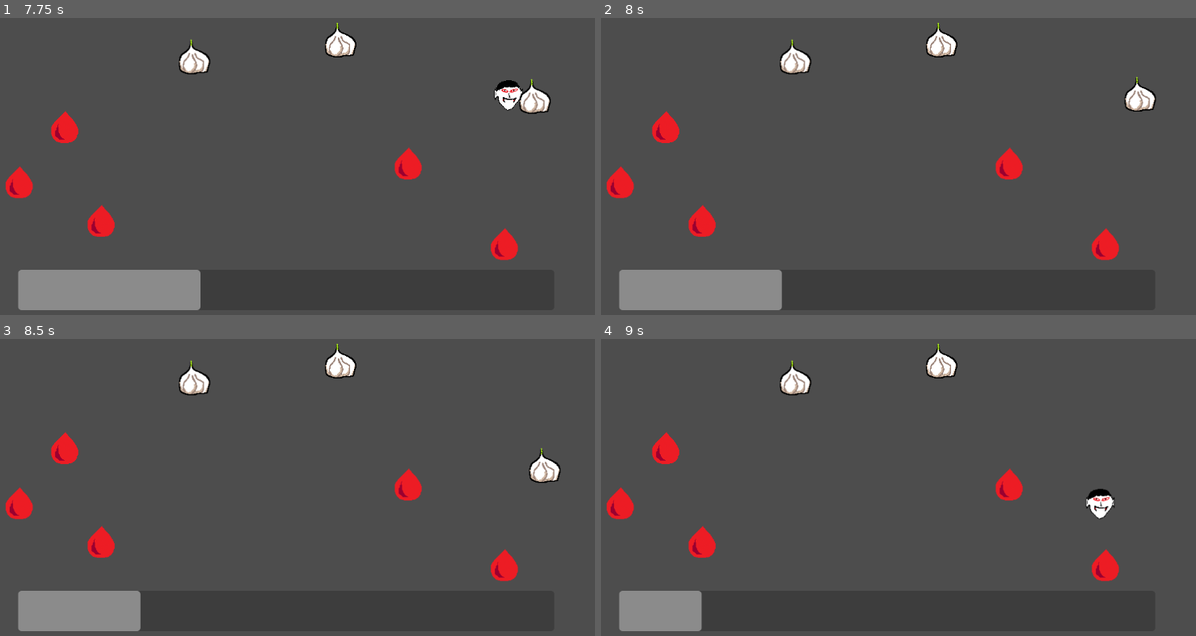
Above: before the commit, frames 1-4 (two rows, left to right).
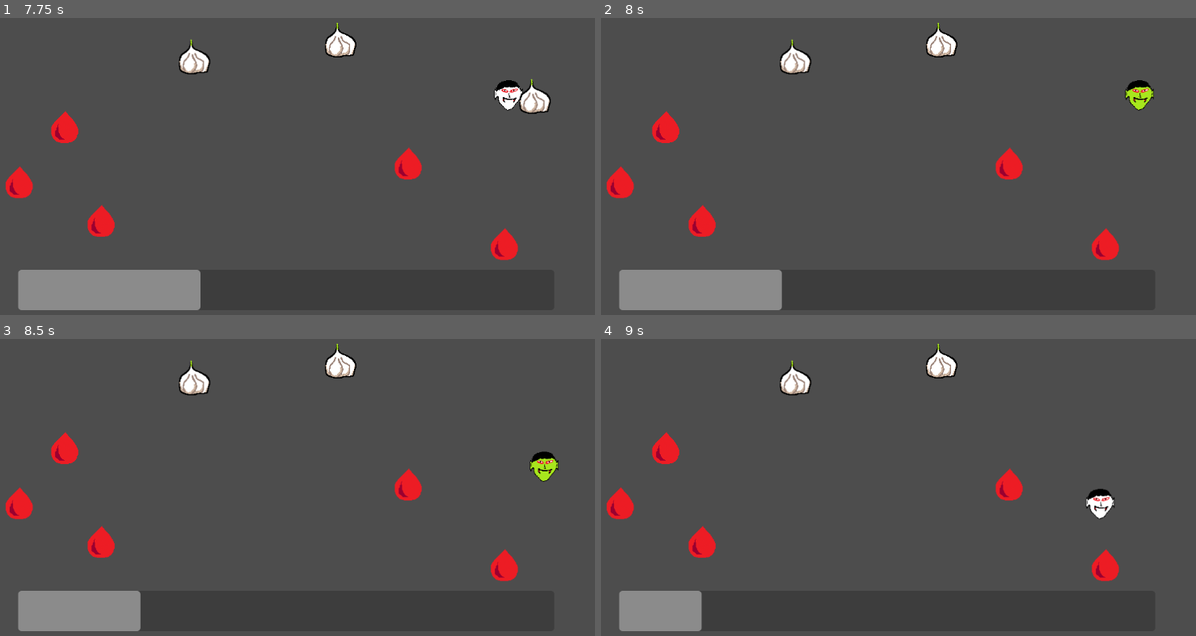
Above: after the commit, the same moments.

Repository: pbagnoud/trijam310
Game: Godot game, scene res://scene/main.tscn
Same seed, same stepped clock (60 frames per second), same inputs: the game is played once before the commit and once after it.
Inputs:
- Up to frame 1 (7.75 s): hold Right (move_right) 0.53-1.28 s; hold Down (move_down) 1.28-2.03 s; hold Right (move_right) 2.03-2.78 s; hold Up (move_up) 2.78-3.53 s; hold Left (move_left) 3.53-5.03 s; hold Down (move_down) 5.03-5.78 s; hold Right (move_right) 5.78-6.53 s; hold Up (move_up) 6.53-7.28 s; hold Right (move_right) from 7.28 s (still down)
- Up to frame 2 (8 s): keep holding Right (move_right)
- Up to frame 3 (8.5 s): release Right (move_right) at 8.03 s; hold Down (move_down) from 8.03 s (still down)
- Up to frame 4 (9 s): release Down (move_down) at 8.78 s; hold Left (move_left) from 8.78 s (still down)

Frame 1 is identical in both runs. In frame 2, 0.5% of the frame differs, in the area x 87-94%, y 19-32%; in frame 3, 0.5%; in frame 4, nothing differs.

Commit message:
Ajouté le vampire vert

Diff:
--- a/trijam310/scene/player.tscn
+++ b/trijam310/scene/player.tscn
@@ -2,7 +2,7 @@
 
 [ext_resource type="Texture2D" uid="uid://c7m8axq5cfqq1" path="res://asset/Vampire.png" id="1_2yrg5"]
 [ext_resource type="Script" path="res://script/player.gd" id="1_t63xv"]
-[ext_resource type="Texture2D" uid="uid://clak24u6nr3hi" path="res://asset/Ail.png" id="3_6h0tu"]
+[ext_resource type="Texture2D" uid="uid://dvw2stlatlaim" path="res://asset/vampire_malade.png" id="3_s3udh"]
 
 [sub_resource type="SpriteFrames" id="SpriteFrames_05ik6"]
 animations = [{
@@ -11,7 +11,7 @@
 "texture": ExtResource("1_2yrg5")
 }, {
 "duration": 1.0,
-"texture": ExtResource("3_6h0tu")
+"texture": ExtResource("3_s3udh")
 }],
 "loop": true,
 "name": &"Color",
Binary file added: trijam310/asset/vampire_malade.png
Not shown, changed: trijam310/asset/vampire_malade.png.import
